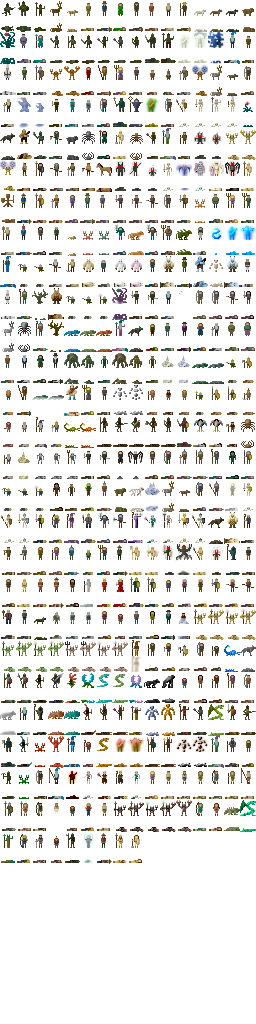
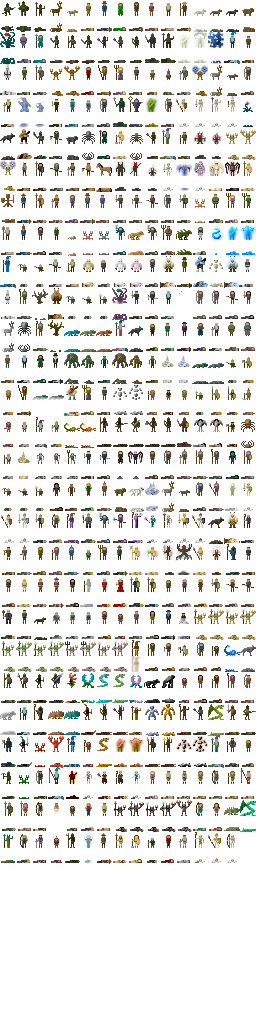
Layered file, before and after one edit (256px x 1024px). Changes by layer:
painted on "Background" over [147, 832, 237, 863]
